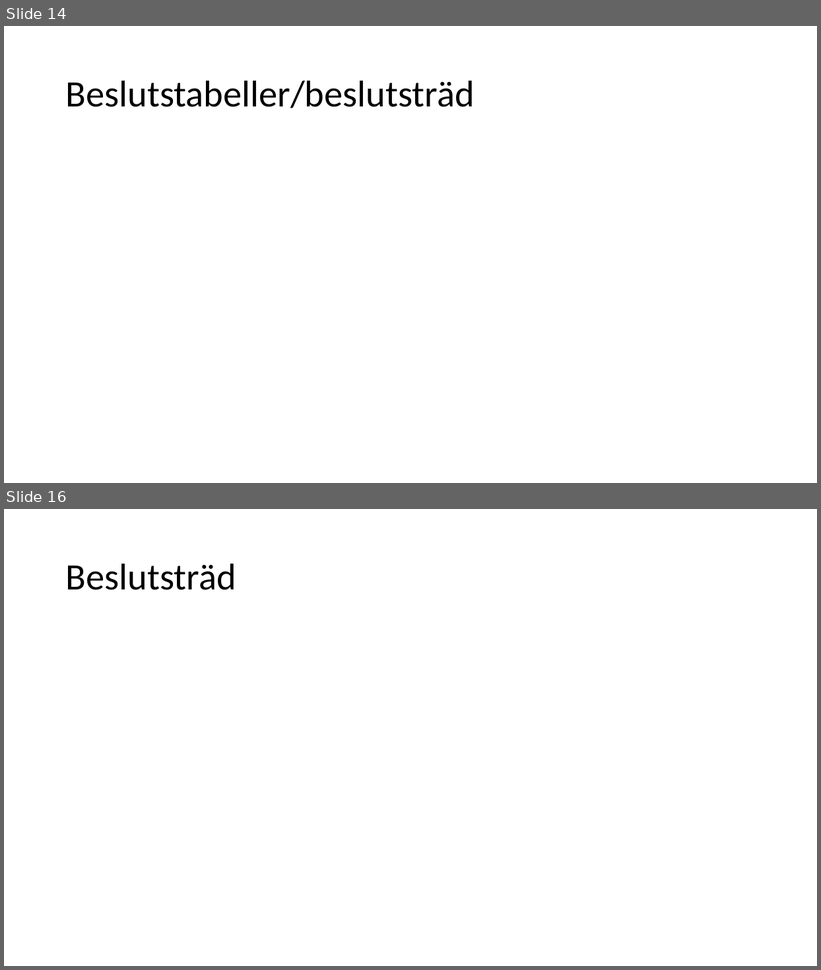
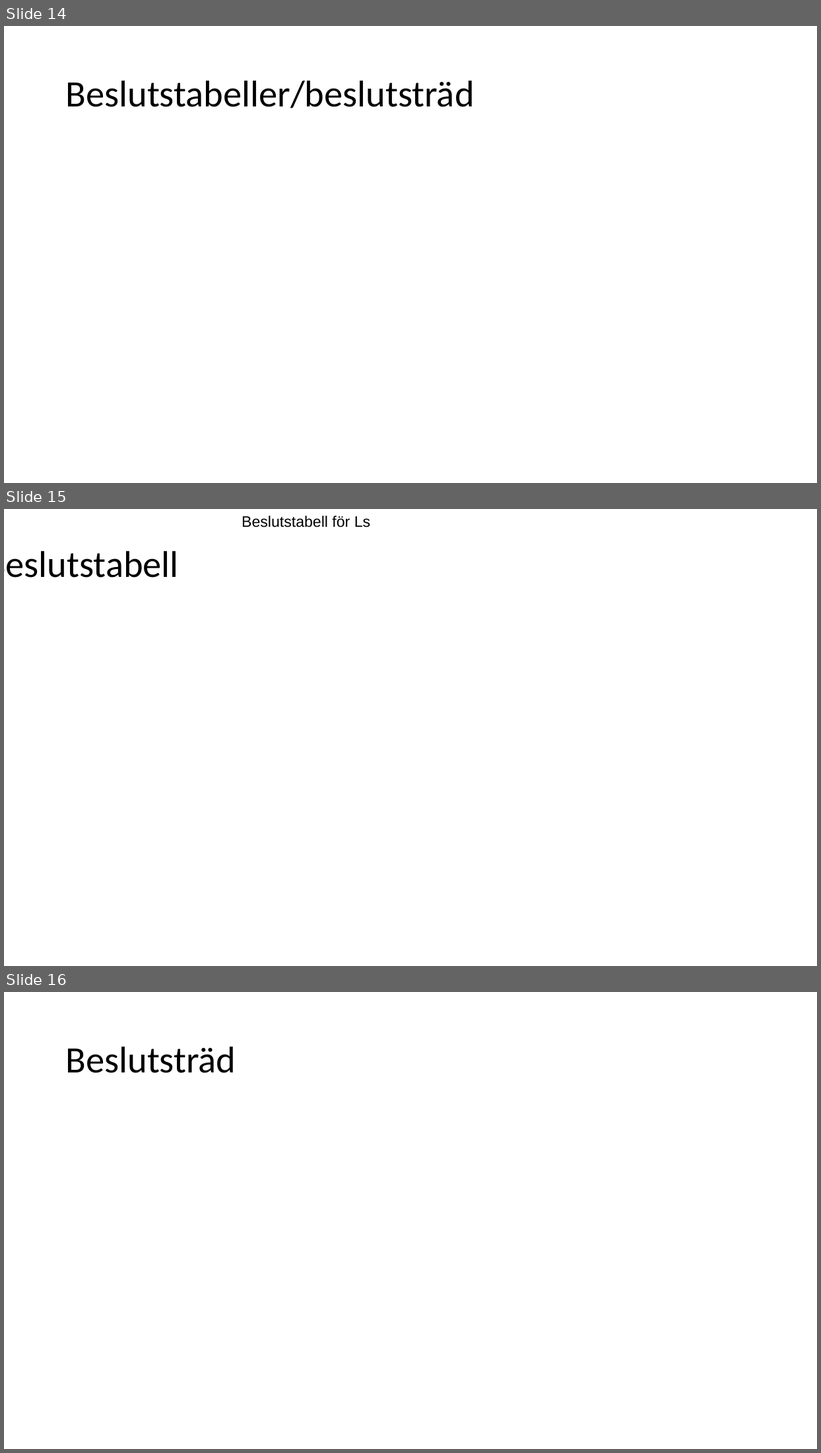
Before and after one commit to Pontussand/INTE2016Project, a slide deck: reports/Slutredovisning/slutredovisning_grupp2.pptx. Shown one above the other, each under a label of ours: slides 14 and 16 before the commit, slides 14, 15 and 16 after it; the slides between them are not shown. The pictures are 821x970 and 821x1453 pixels, drawn with LibreOffice and Linux fonts; fonts in the diff are those of the drawing; background and template pictures are left out. Boxes give left, top, right and bottom in pixels: in the first picture for what was removed or moved away, otherwise in the second. Text is boxed around its words. In the diff, an @@ line names an element or a change of style, - is before the commit and + after.

```diff
--- a/reports/Slutredovisning/slutredovisning_grupp2.pptx
+++ b/reports/Slutredovisning/slutredovisning_grupp2.pptx
@@ slide 15 added at <box>4,509,817,966</box>, background picture (left out) @@
@@ text added at <box>242,516,370,527</box>, 18 pt, text #000000 @@
+Beslutstabell för Ls
@@ text added at <box>4,551,179,578</box>, 44 pt, text #000000 @@
+Beslutstabell
```
Also in this commit, not shown: 4 slides changed, 1 slide removed.
